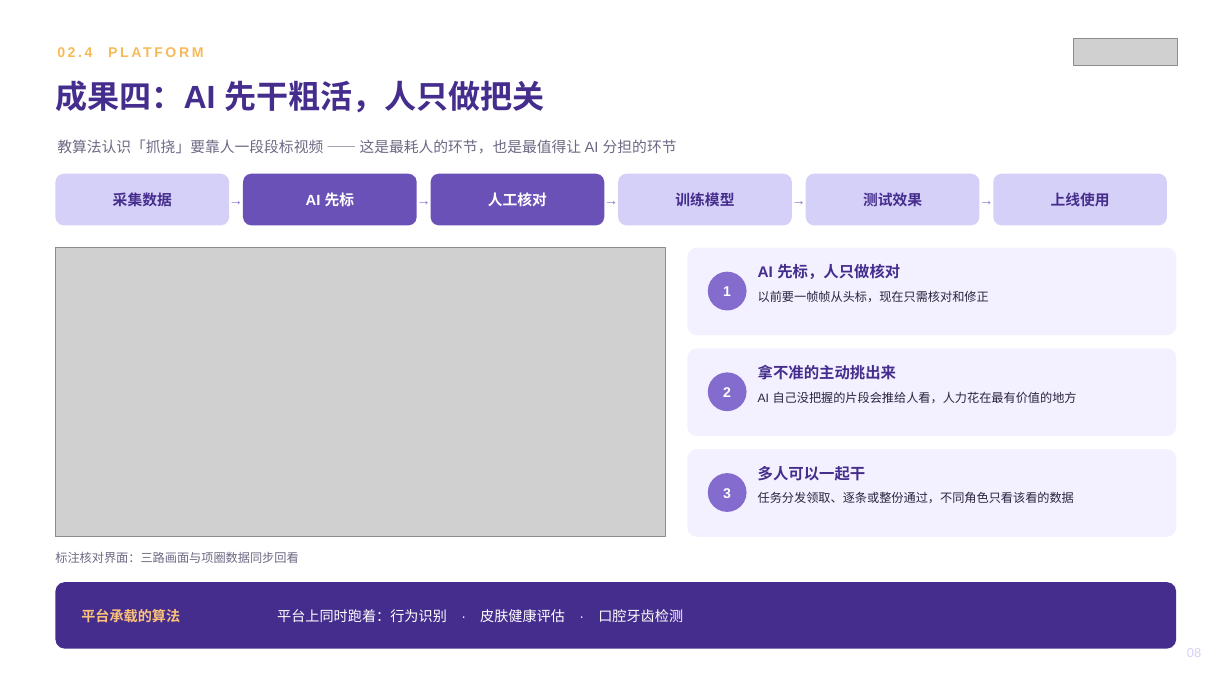
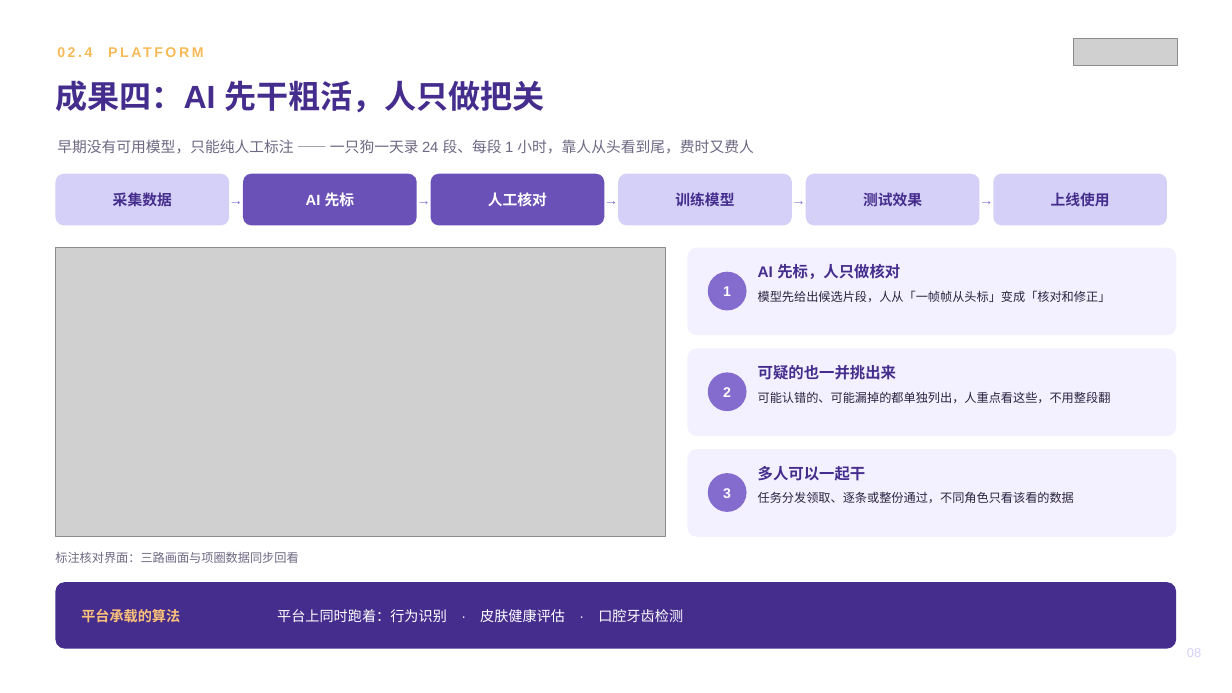
Before and after one commit to zhuyetuo/workplace_soft_skills, a slide deck: slide 8 of 转正述职/转正述职报告-Toky.pptx. Drawn at 1232x693 pixels with LibreOffice and Linux fonts; fonts in the diff are those of the drawing; grey boxes stand for pictures. Boxes give left, top, right and bottom in pixels: in the first picture for what was removed or moved away, otherwise in the second. Text is boxed around its words. In the diff, an @@ line names an element or a change of style, - is before the commit and + after.

```diff
--- a/转正述职/转正述职报告-Toky.pptx
+++ b/转正述职/转正述职报告-Toky.pptx
@@ text at (57, 139, 753, 154): text changed @@
-教算法认识「抓挠」要靠人一段段标视频 —— 这是最耗人的环节，也是最值得让 AI 分担的环节
+早期没有可用模型，只能纯人工标注 —— 一只狗一天录 24 段、每段 1 小时，靠人从头看到尾，费时又费人
@@ text at (758, 290, 1111, 302): text changed @@
-以前要一帧帧从头标，现在只需核对和修正
+模型先给出候选片段，人从「一帧帧从头标」变成「核对和修正」
@@ text at (758, 365, 896, 380): text changed @@
-拿不准的主动挑出来
+可疑的也一并挑出来
@@ text at (758, 391, 1111, 403): text changed @@
-AI 自己没把握的片段会推给人看，人力花在最有价值的地方
+可能认错的、可能漏掉的都单独列出，人重点看这些，不用整段翻
```
Also in this commit, not shown: 1 other file.
